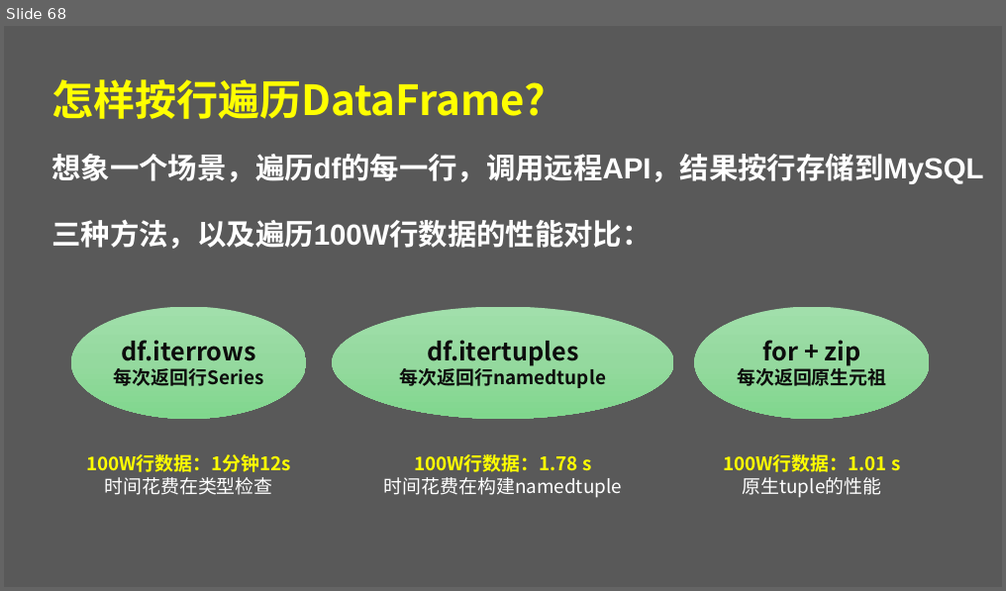
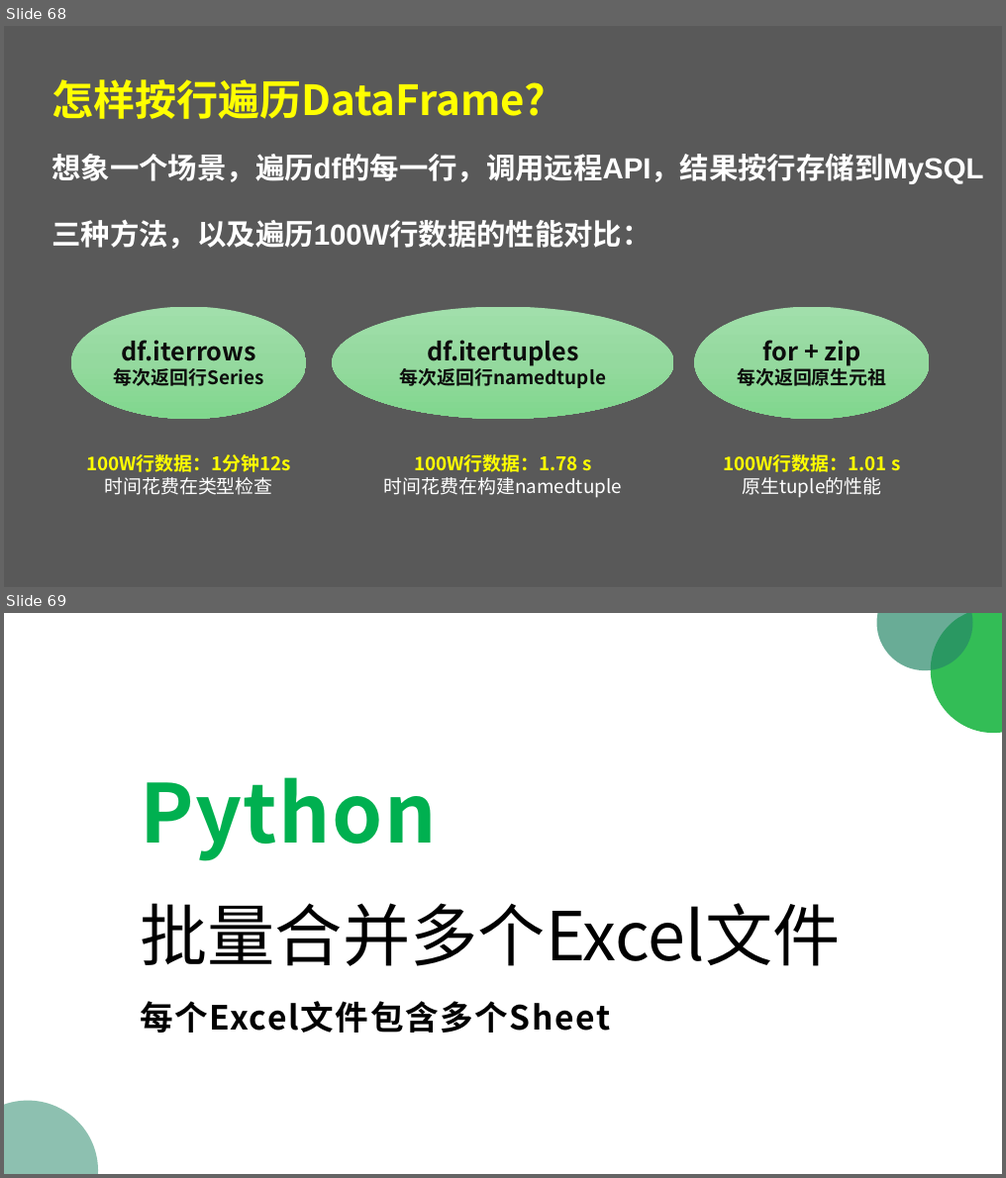
Before and after one commit to peiss/ant-learn-pandas, a slide deck: Python使用Pandas入门数据分析.pptx. Shown one above the other, each under a label of ours: slide 68 before the commit, slides 68 and 69 after it. The pictures are 1006x591 and 1006x1178 pixels, drawn with LibreOffice and Linux fonts; fonts in the diff are those of the drawing. Boxes give left, top, right and bottom in pixels: in the first picture for what was removed or moved away, otherwise in the second. Text is boxed around its words. In the diff, an @@ line names an element or a change of style, - is before the commit and + after.

```diff
--- a/Python使用Pandas入门数据分析.pptx
+++ b/Python使用Pandas入门数据分析.pptx
@@ slide 69 added at [4,613,1002,1174], background #FFFFFF @@
@@ freeform shape added at [877,613,973,670], fill #268868 at 69% opacity @@
@@ freeform shape added at [931,613,1002,733], fill #33BD56 @@
@@ text added at [140,777,840,1033], 32 pt, text #000000, bold @@
+Python
+批量合并多个Excel文件
+每个Excel文件包含多个Sheet
@@ freeform shape added at [4,1101,98,1174], fill #268868 at 52% opacity @@
```
Also in this commit, not shown: 1 slide changed, 6 other slides added, 8 other files.
